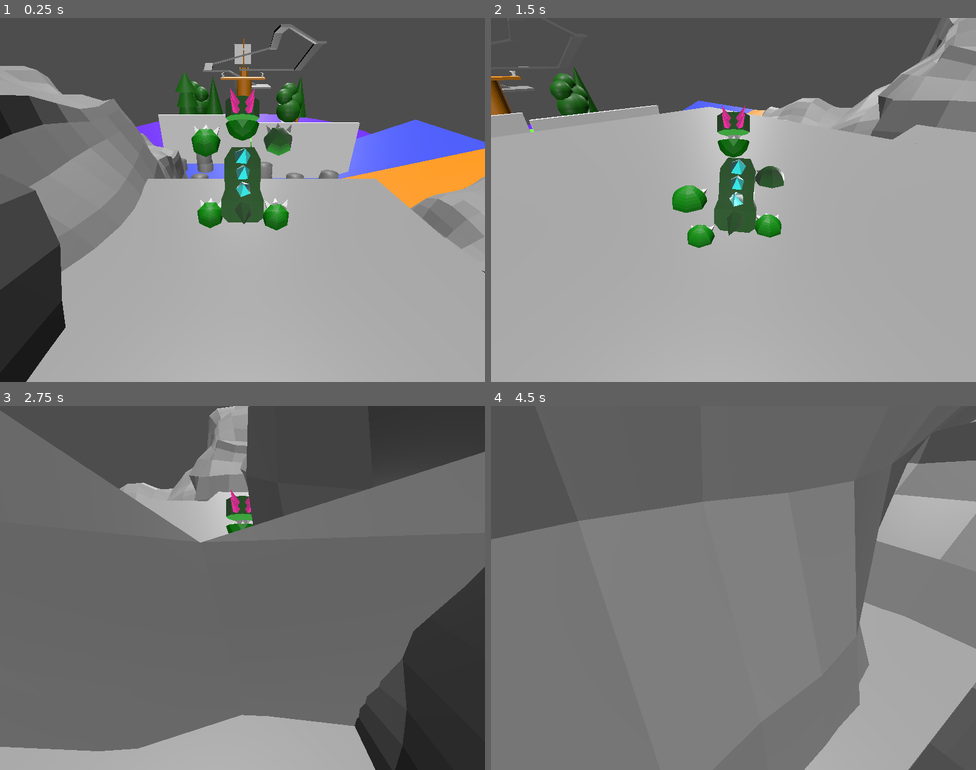
Above: before the commit, frames 1-4 (two rows, left to right).
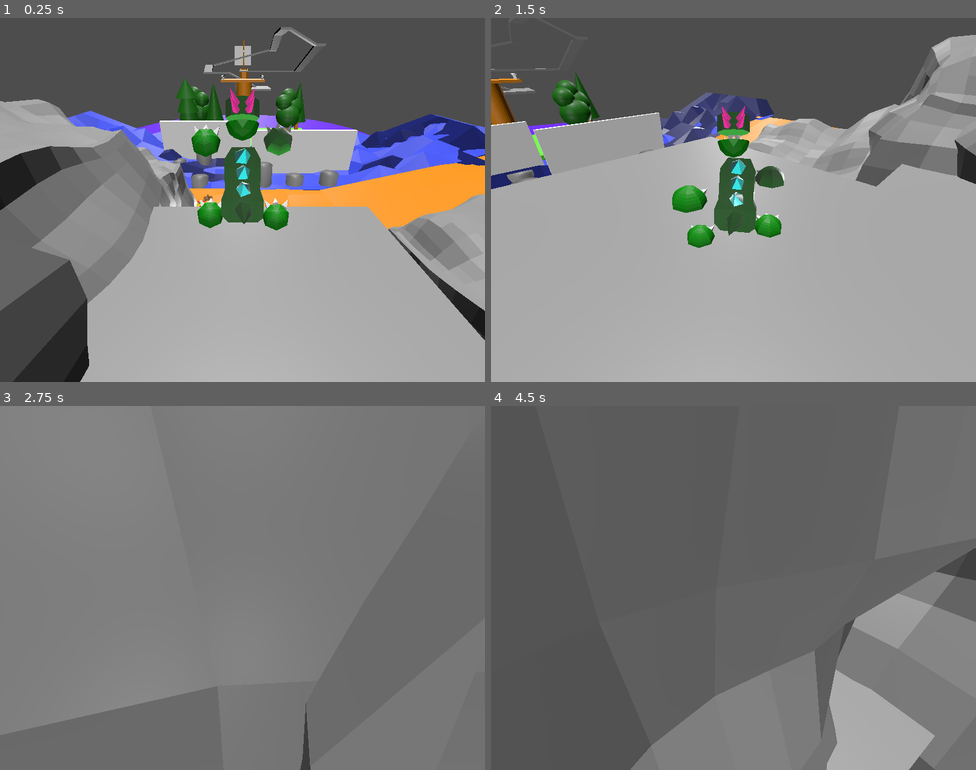
Above: after the commit, the same moments.

Repository: bazylevnik0/dinokid
Game: Godot game, scene res://mom-intro.tscn
Same seed, same stepped clock (60 frames per second), same inputs: the game is played once before the commit and once after it. Video files are missing from this copy of the repository; at most half a second of black plays in their place.
Inputs:
- Up to frame 1 (0.25 s): no input
- Up to frame 2 (1.5 s): hold Right (move_right) 0.53-1.28 s; tap Z (key_a) at 0.6 s; tap Space (jump) at 0.77 s; hold Down (move_backward) from 1.28 s (still down); tap X (key_b) at 1.35 s
- Up to frame 3 (2.75 s): tap Space (jump) at 1.52 s; release Down (move_backward) at 2.03 s; hold Right (move_right) from 2.03 s (still down); tap Z (key_a) at 2.1 s
- Up to frame 4 (4.5 s): release Right (move_right) at 2.78 s; hold Up (move_forward) 2.78-3.53 s; tap X (key_b) at 2.85, 4.35 s; tap Space (jump) at 3.02, 3.77 s; hold Left (move_left) from 3.53 s (still down); tap Z (key_a) at 3.6 s

The runs differ from the first frame. In frame 1, 29% of the frame differs, in the area x 0-100%, y 1-100%; in frame 2, 11%; in frame 3, 59%, in the area x 0-100%, y 0-100%; in frame 4, 55%.
Error in both runs: Attempt to call function 'play' in base 'null instance' on a null instance. (res://Player.gd:18)

Commit message:
fix model of the river, homeisland

Diff:
--- a/homeisland.gd
+++ b/homeisland.gd
@@ -6,6 +6,7 @@
 
 # Called every frame. 'delta' is the elapsed time since the previous frame.
 func _process(delta: float) -> void:
+	$StaticBody3D/homeisland/AnimationPlayer.play("Animation")
 	pass
 
 func _on_mountain_inside_area_body_entered(body: Node3D) -> void:
--- a/homeisland.tscn
+++ b/homeisland.tscn
@@ -768,7 +768,7 @@
 transform = Transform3D(1, 0, 0, 0, -0.0844257, 0.99643, 0, -0.99643, -0.0844257, 0, 7.01912, 0)
 
 [node name="homeisland" parent="StaticBody3D" instance=ExtResource("2_jdbx3")]
-transform = Transform3D(1, 0, 0, 0, -0.0830519, -0.996546, 0, 0.996546, -0.0830519, 0, 0.681805, -8.04696)
+transform = Transform3D(1, 0, 0, 0, -0.0830519, -0.996546, 0, 0.996546, -0.0830519, 0, 0.703275, -8.30036)
 
 [node name="Mountain" type="CollisionShape3D" parent="StaticBody3D"]
 transform = Transform3D(1, 0, 0, 0, 0.996552, -0.0830874, 0, 0.0830874, 0.996552, 0.00253336, 0.667316, -8.02558)
Binary file changed: homeisland.glb
Not shown, changed: homeisland.blend
Not shown, changed: homeisland.blend1
